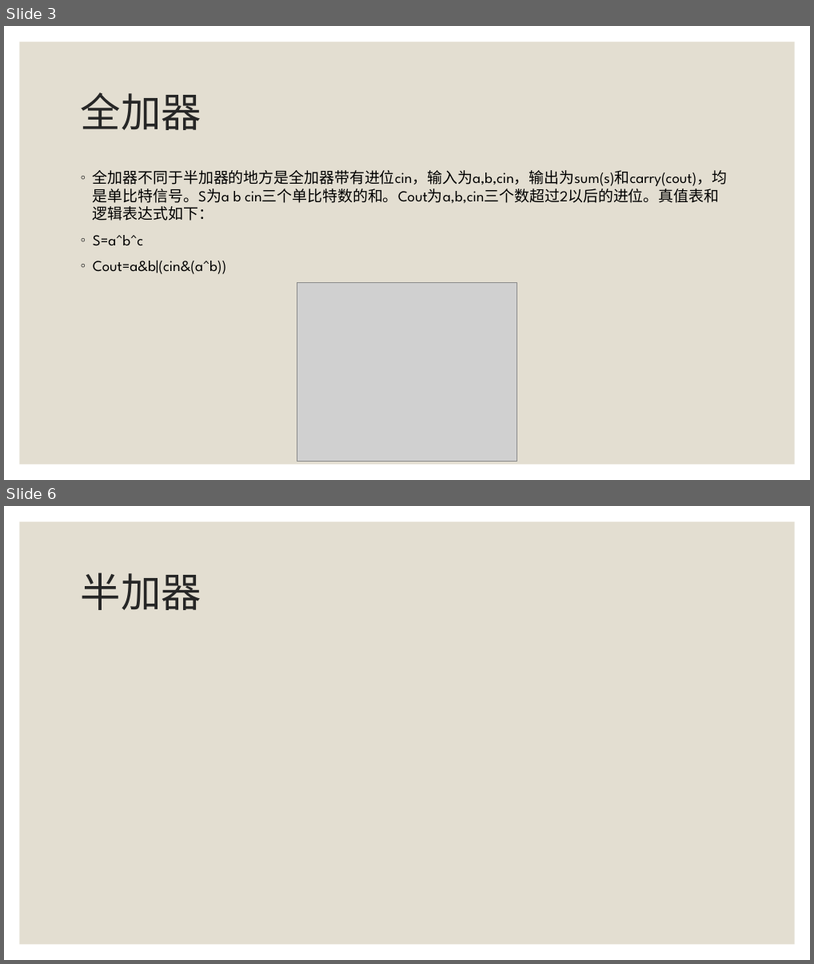
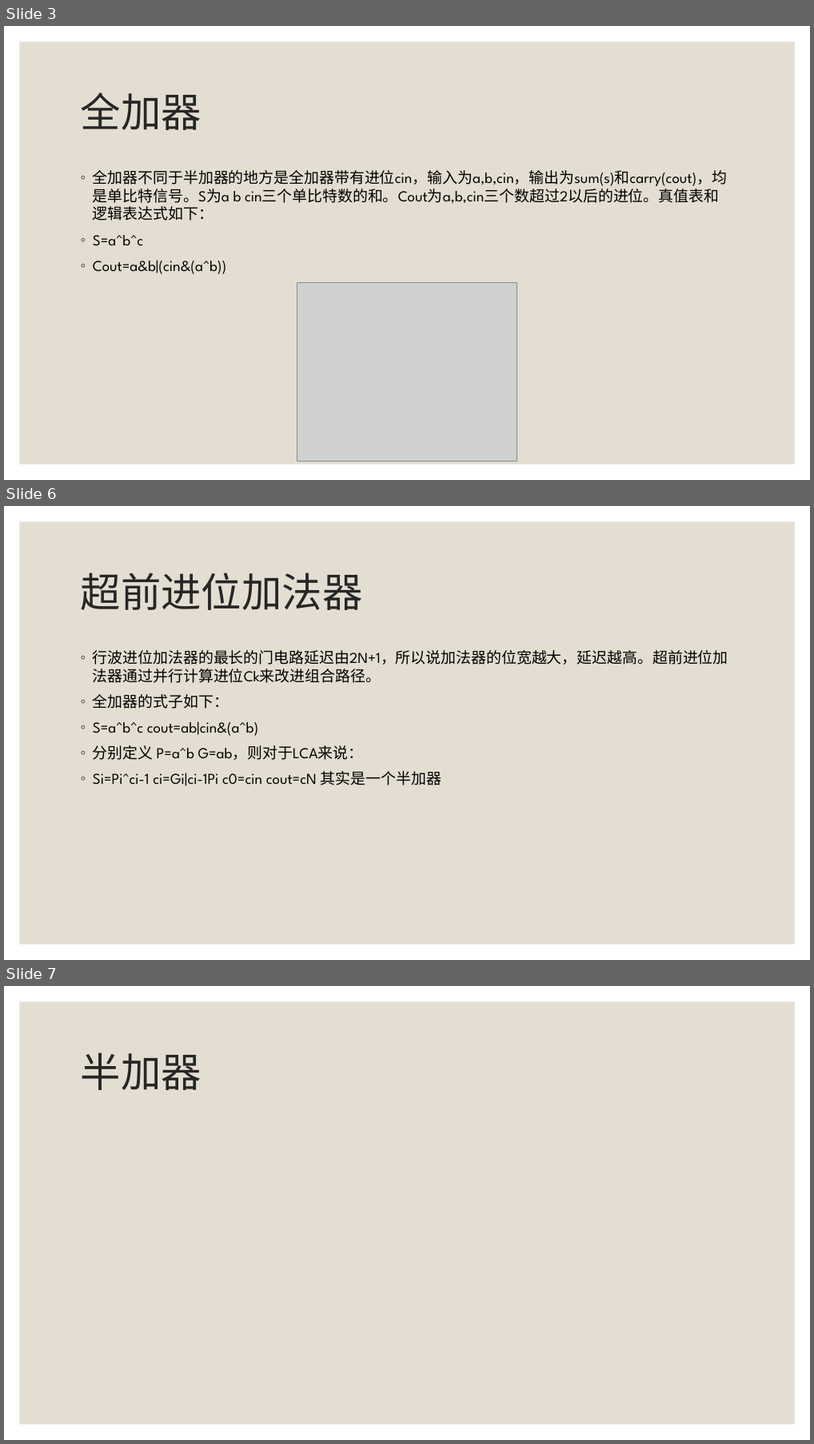
Before and after one commit to zchliu/SWIFT_SIM, a slide deck: doc/自研处理器的实践：SWIFT 开发经验分享.pptx. Shown one above the other, each under a label of ours: slides 3 and 6 before the commit, slides 3, 6 and 7 after it; the slides between them are not shown. The pictures are 814x964 and 814x1444 pixels, drawn with LibreOffice and Linux fonts; fonts in the diff are those of the drawing; grey boxes stand for pictures. Boxes give left, top, right and bottom in pixels: in the first picture for what was removed or moved away, otherwise in the second. Text is boxed around its words. In the diff, an @@ line names an element or a change of style, - is before the commit and + after.

```diff
--- a/doc/自研处理器的实践：SWIFT 开发经验分享.pptx
+++ b/doc/自研处理器的实践：SWIFT 开发经验分享.pptx
@@ slide 6 added at [4,506,810,960], background #FFFFFF; not listed: 1 template element that a slide beside it also shows @@
@@ title added at [81,572,363,610], 48 pt, text #262626 @@
+超前进位加法器
@@ text added at [93,650,729,786], 18 pt, text #000000 @@
+◦ 行波进位加法器的最长的门电路延迟由2N+1，所以说加法器的位宽越大，延迟越高。超前进位加法器通过并行计算进位Ck来改进组合路径。
+◦ 全加器的式子如下：
+◦ S=a^b^c cout=ab|cin&(a^b)
+◦ 分别定义 P=a^b G=ab，则对于LCA来说：
+◦ Si=Pi^ci-1 ci=Gi|ci-1Pi c0=cin cout=cN 其实是一个半加器
@@ what was slide 6 is now slide 7 @@
```
Also in this commit, not shown: 1 slide changed, 1 other slide added, 1 slide removed, 4 other files.
